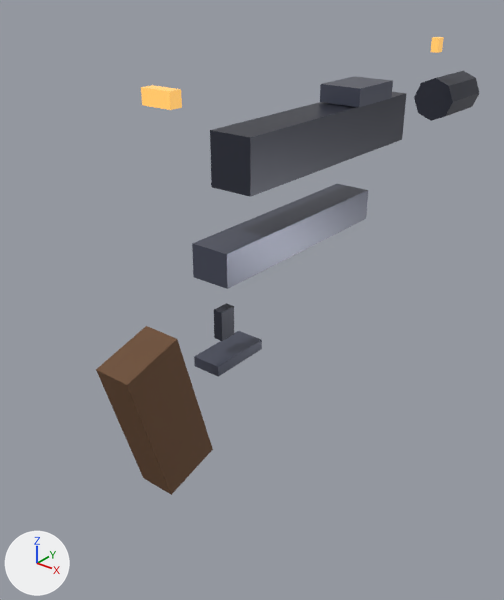
The glTF model public/assets/models/weapon_handgun.glb: old version first, new version second.
Camera for both pictures: a 50 mm camera at (0.323, -0.393, 0.131) aimed at (-0.034, 0.053, -0.146). Lighting does not change. The marker at lower left points along +X, +Y and +Z. The older version comes first. Vertices at exactly the same position are counted once.

Names of what the first picture shows: 'handgun'.
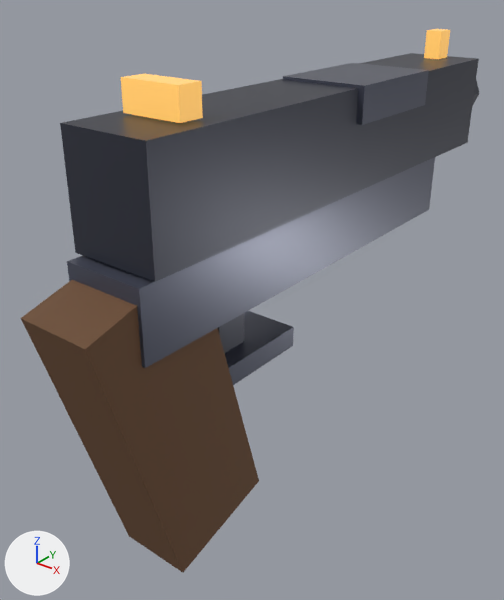
Changed parts and their boxes [x1, y1, x2, y2] in the pictures (504 x 600 px; the box of a moved part takes in the faces that stretch with it):
'handgun', reshaped (20% wider, 19% taller): before [96, 37, 479, 495]; after [21, 29, 479, 572]
part 1 of me_cube, moved or reshaped: before [210, 92, 406, 197]; after [60, 53, 479, 282]
part 2 of me_cube, moved or reshaped: before [214, 303, 234, 341]; after [218, 313, 244, 353]
part 3 of me_cube, moved or reshaped: before [192, 184, 368, 289]; after [67, 157, 435, 368]
part 4 of me_cube, moved or reshaped: before [194, 331, 262, 377]; after [225, 311, 294, 385]
part 5 of me_cube, moved or reshaped: before [320, 76, 393, 107]; after [283, 63, 429, 125]
part 6 of me_cube, moved or reshaped: before [96, 326, 213, 495]; after [21, 280, 259, 572]
part 7 of me_cube, moved or reshaped: before [141, 85, 182, 110]; after [121, 74, 203, 123]
part 8 of me_cube, moved or reshaped: before [430, 37, 444, 53]; after [424, 29, 450, 59]

What the commit changed:
me_cube is used by ob_handgun; location (0.0, 0.1, 0.0).
me_cube had 80 vertices, 124 faces and spanned x -0.022..0.024, y -0.241..0.285, z -0.235..0.062.
me_cube now has 80 vertices, 124 faces and spans x -0.038..0.043, y -0.281..0.285, z -0.299..0.069.
me_cube part 1: the loose piece of 8 vertices spanning x -0.019..0.019, y -0.115..0.115, z -0.021..0.021 is scaled about its middle by 2.
me_cube part 2: the loose piece of 8 vertices spanning x -0.004..0.004, y -0.132..-0.117, z -0.138..-0.112 is scaled about its middle by 2.
me_cube part 3: the loose piece of 8 vertices spanning x -0.017..0.017, y -0.14..0.06, z -0.086..-0.058 is scaled about its middle by 2.
me_cube part 4: the loose piece of 8 vertices spanning x -0.013..0.013, y -0.148..-0.093, z -0.16..-0.15 is scaled about its middle by 2.
me_cube part 5: the loose piece of 8 vertices spanning x -0.015..0.024, y 0.023..0.078, z 0.022..0.037 is scaled about its middle by 2.
me_cube part 6: the loose piece of 8 vertices spanning x -0.015..0.015, y -0.241..-0.159, z -0.235..-0.105 is scaled about its middle by 2.
me_cube part 7: the loose piece of 8 vertices spanning x -0.013..0.013, y -0.185..-0.175, z 0.049..0.06 is scaled about its middle by 2.
me_cube part 8: the loose piece of 8 vertices spanning x -0.004..0.004, y 0.205..0.215, z 0.048..0.062 is scaled about its middle by 2.
